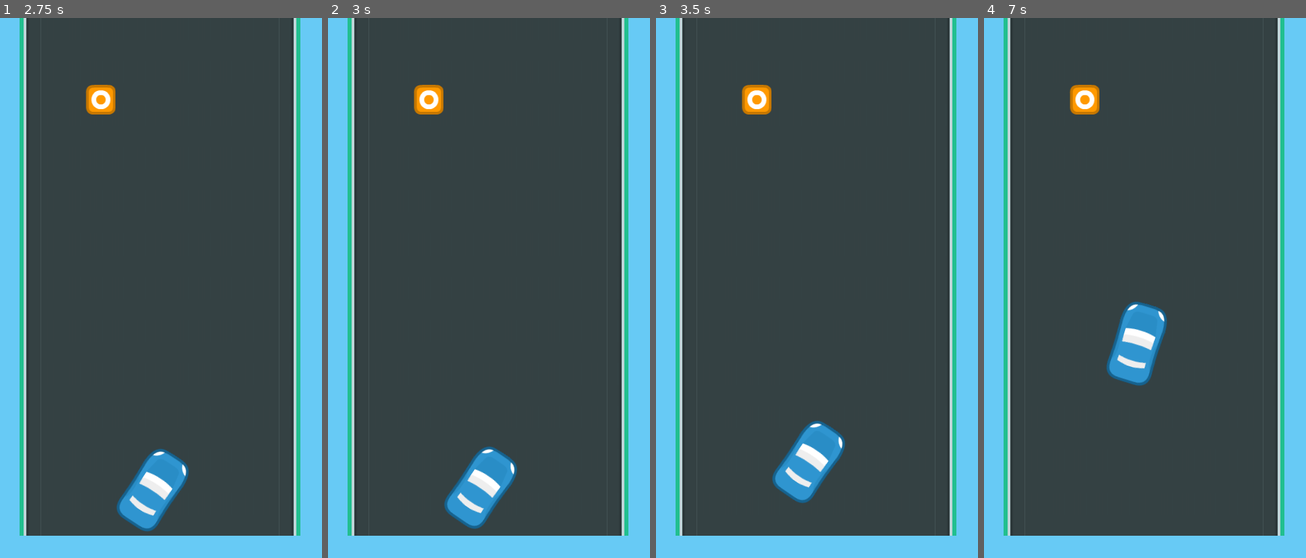
Above: before the commit, frames 1-4 (left to right).
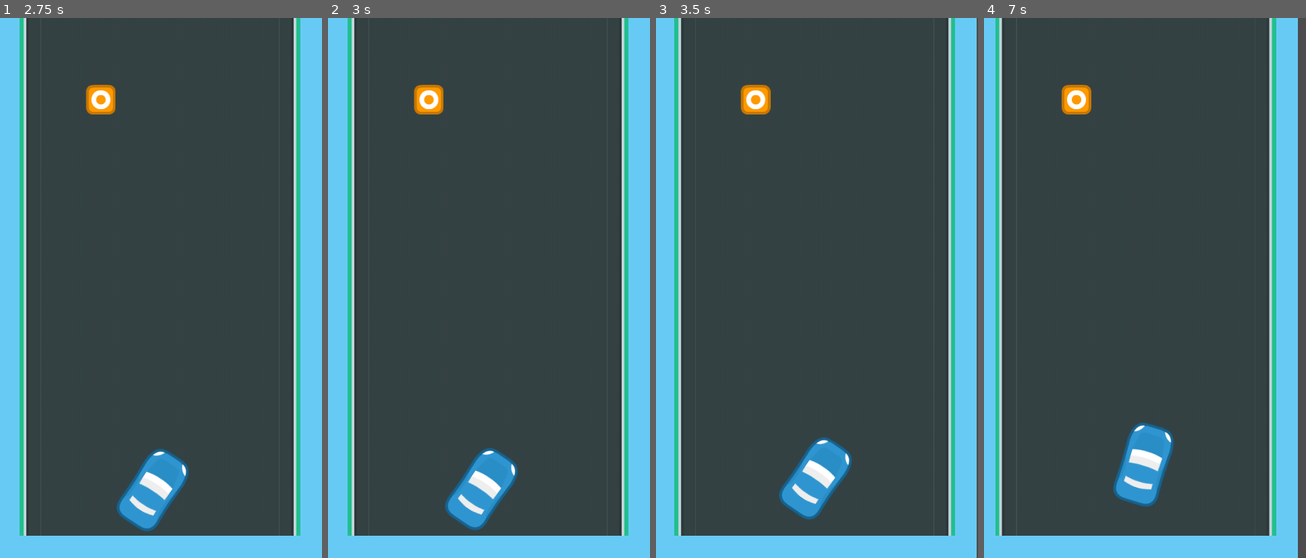
Above: after the commit, the same moments.

Repository: 20Deepshikha/final-project-gameteam
Game: Godot game, scene res://Game.tscn
The game is run twice, just before and just after one commit, with the same random seed, the same clock (stepped at 60 frames per second) and the same inputs.
Inputs:
- Up to frame 1 (2.75 s): tap Enter at 0.5 s; hold Right (ui_right) 0.53-1.28 s; hold Down (ui_down) 1.28-2.03 s; tap Space at 2 s; hold Right (ui_right) from 2.03 s (still down)
- Up to frame 2 (3 s): release Right (ui_right) at 2.78 s; hold Up (ui_up) from 2.78 s (still down)
- Up to frame 3 (3.5 s): keep holding Up (ui_up)
- Up to frame 4 (7 s): release Up (ui_up) at 3.53 s; hold Left (ui_left) 3.53-5.03 s; hold Down (ui_down) 5.03-5.78 s; tap Enter at 5.75 s; hold Right (ui_right) 5.78-6.53 s; hold Up (ui_up) from 6.53 s (still down)

Frame 1 is identical in both runs. In frame 2, 0.5% of the frame differs, in the area x 36-59%, y 79-95%; in frame 3, 5.4%; in frame 4, 16%, in the area x 3-100%, y 0-100%.

Commit message:
added car movement

Diff:
--- a/Game.tscn
+++ b/Game.tscn
@@ -1,8 +1,11 @@
-[gd_scene load_steps=4 format=2]
+[gd_scene load_steps=5 format=2]
 
 [ext_resource path="res://Road.tscn" type="PackedScene" id=1]
 [ext_resource path="res://car.tscn" type="PackedScene" id=2]
 [ext_resource path="res://cone_obstacle.tscn" type="PackedScene" id=3]
+
+[sub_resource type="RectangleShape2D" id=1]
+extents = Vector2( 22, 981 )
 
 [node name="Game" type="Node2D"]
 position = Vector2( 0, -1 )
@@ -16,8 +19,14 @@
 [node name="Camera2D" type="Camera2D" parent="car"]
 current = true
 limit_left = 0
-limit_right = 480
+limit_right = 2000
 limit_bottom = 800
 
 [node name="cone_obstacle" parent="." instance=ExtResource( 3 )]
 position = Vector2( 152, 122 )
+
+[node name="Area2D" type="Area2D" parent="."]
+
+[node name="CollisionPolygon2D" type="CollisionShape2D" parent="Area2D"]
+position = Vector2( 20, -143 )
+shape = SubResource( 1 )
--- a/car.gd
+++ b/car.gd
@@ -1,5 +1,4 @@
 extends KinematicBody2D
-
 
 var accel = 5000
 var max_speed = 100000
@@ -17,19 +16,17 @@
 
 func _process(delta):
 	#speed and break
-	if(Input.is_action_pressed("ui_up")):
-		velocity.y = move_toward(velocity.y, -turbo_speed, turbo_accel * delta)
-	elif(Input.is_action_pressed("ui_up")):
-		velocity.y = move_toward(velocity.y, -max_speed, accel * delta)
-	elif(Input.is_action_pressed("ui_down")):
-		velocity.y = move_toward(velocity.y, 0, deaccel * delta)
+	if Input.is_action_pressed("ui_up"):
+		velocity = velocity.move_toward(Vector2(0, -max_speed).rotated(rotation), accel * delta)
+	elif velocity.length_squared() > 0:
+		velocity = velocity.move_toward(Vector2.ZERO, deaccel * delta)
 	else:
-		velocity.y = move_toward(velocity.y, 0, friction * delta)
+		velocity = Vector2.ZERO
 
 	# Rotation of car
 	if Input.is_action_pressed("ui_left"):
 		rotation -= ROTATION_SPEED * delta
-	elif(Input.is_action_pressed("ui_right")):
+	elif Input.is_action_pressed("ui_right"):
 		rotation += ROTATION_SPEED * delta
 
 	var motion = velocity * delta
